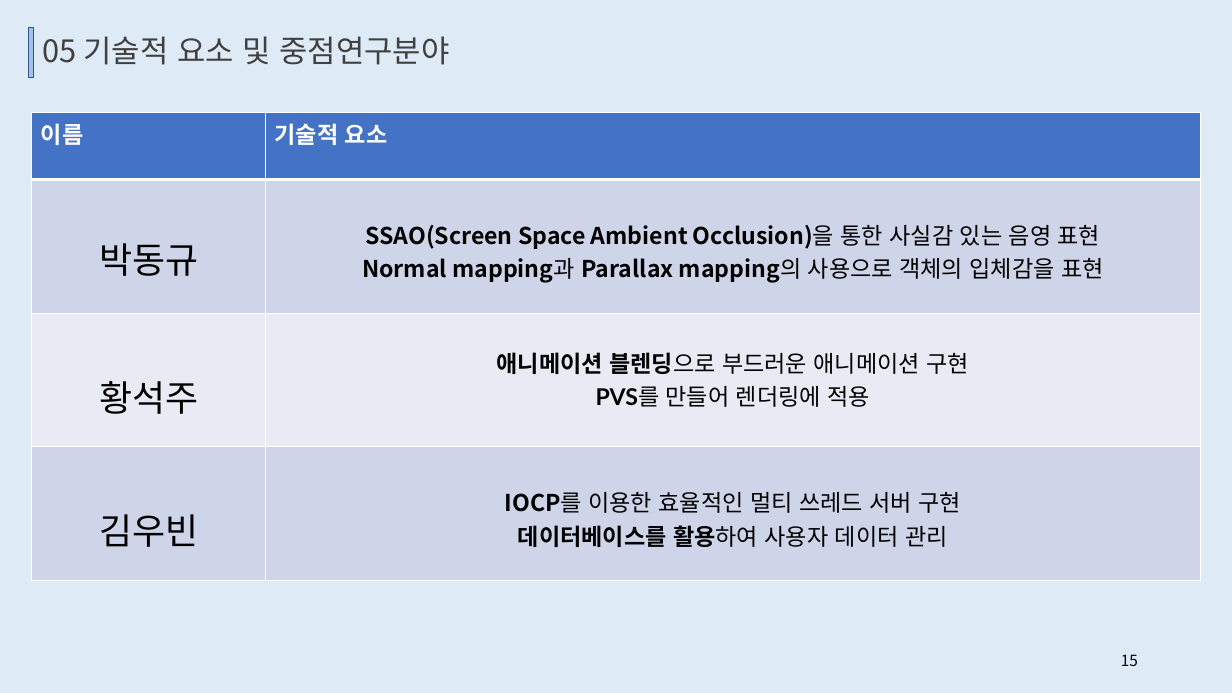
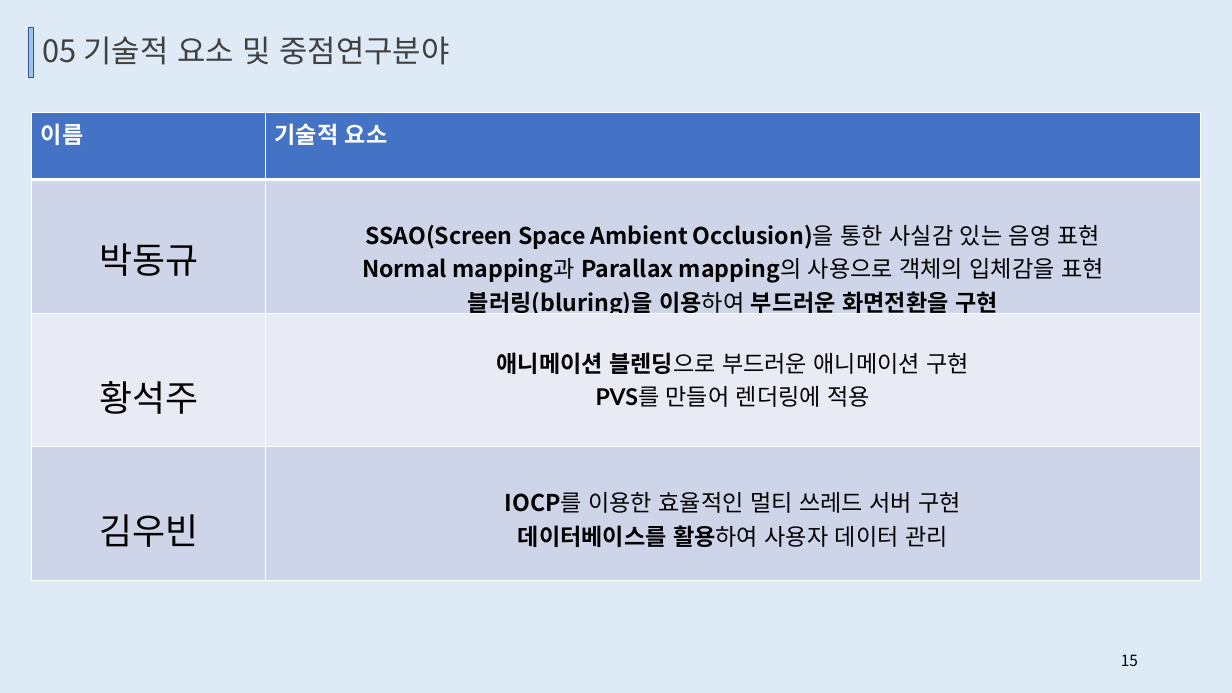
Before and after one commit to TUKoreaEscape/Graduation_Project, a slide deck: slide 15 of Graduation_Document/Who's the tagger.pptx. Drawn at 1232x693 pixels with LibreOffice and Linux fonts; fonts in the diff are those of the drawing. Boxes give left, top, right and bottom in pixels: in the first picture for what was removed or moved away, otherwise in the second. Text is boxed around its words. In the diff, an @@ line names an element or a change of style, - is before the commit and + after.

Commit message:
ppt 수정
- 동규 블러링 내용 추가

```diff
--- a/Graduation_Document/Who's the tagger.pptx
+++ b/Graduation_Document/Who's the tagger.pptx
@@ table at (x1=31, y1=113, x2=1201, y2=580) @@
-row 2, column 2: SSAO(Screen Space Ambient Occlusion)을 통한 사실감 있는 음영 표현 / Normal mapping과 Parallax mapping의 사용으로 객체의 입체감을 표현
+row 2, column 2: SSAO(Screen Space Ambient Occlusion)을 통한 사실감 있는 음영 표현 / Normal mapping과 Parallax mapping의 사용으로 객체의 입체감을 표현 / 블러링(bluring)을 이용하여 부드러운 화면전환을 구현
```
